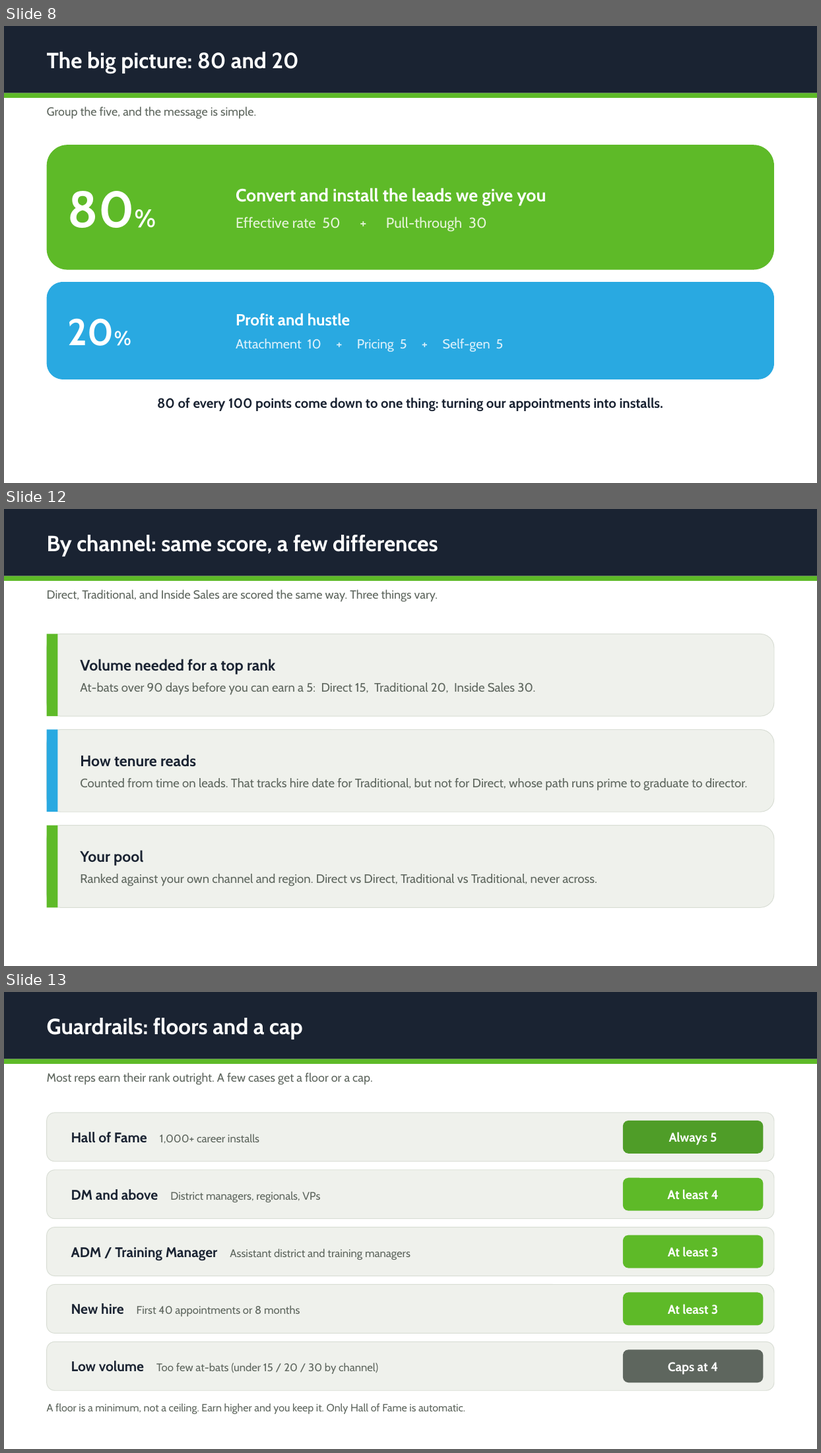
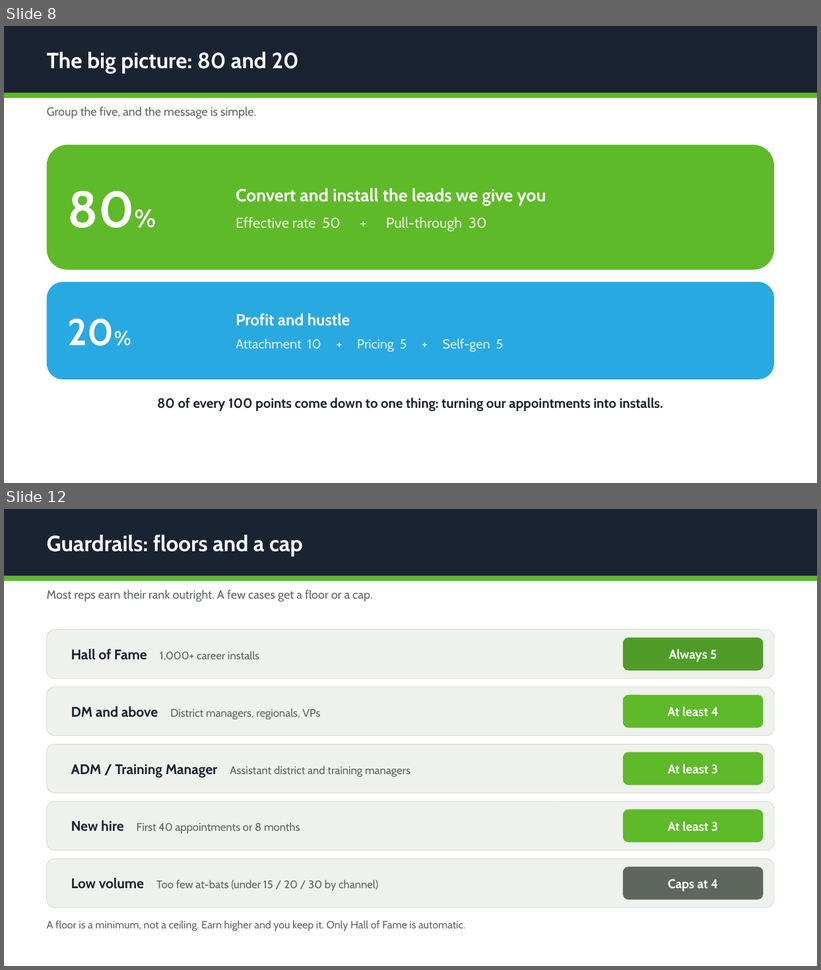
Before and after one commit to dpenn1000/SalesResourcePage, a slide deck: management/viper-ranking-overview.pptx. Shown one above the other, each under a label of ours: slides 8, 12 and 13 before the commit, slides 8 and 12 after it; the slides between them are not shown. The pictures are 821x1453 and 821x970 pixels, drawn with LibreOffice and Linux fonts; fonts in the diff are those of the drawing. Boxes give left, top, right and bottom in pixels: in the first picture for what was removed or moved away, otherwise in the second. Text is boxed around its words. In the diff, an @@ line names an element or a change of style, - is before the commit and + after.

```diff
--- a/management/viper-ranking-overview.pptx
+++ b/management/viper-ranking-overview.pptx
@@ slide 12 removed at [4, 509, 817, 966], background #FFFFFF @@
@@ rectangle removed at [4, 509, 817, 576] @@
@@ text removed at [47, 535, 438, 557] @@
-By channel: same score, a few differences
@@ rectangle removed at [4, 576, 817, 581] @@
@@ text removed at [47, 590, 438, 602] @@
-Direct, Traditional, and Inside Sales are scored the same way. Three things vary.
@@ rounded rectangle removed at [47, 634, 774, 716] @@
@@ rectangle removed at [47, 634, 57, 716] @@
@@ text removed at [80, 659, 535, 695] @@
-Volume needed for a top rank
-At-bats over 90 days before you can earn a 5: Direct 15, Traditional 20, Inside Sales 30.
@@ rounded rectangle removed at [47, 730, 774, 812] @@
@@ rectangle removed at [47, 730, 57, 812] @@
@@ text removed at [80, 755, 748, 791] @@
-How tenure reads
-Counted from time on leads. That tracks hire date for Traditional, but not for Direct, whose path runs prime to graduate to director.
@@ rounded rectangle removed at [47, 826, 774, 908] @@
@@ rectangle removed at [47, 826, 57, 908] @@
@@ text removed at [80, 850, 597, 887] @@
-Your pool
-Ranked against your own channel and region. Direct vs Direct, Traditional vs Traditional, never across.
@@ what was slide 13 is now slide 12 @@
```
Also in this commit, not shown: 5 slides changed, 1 other file.
